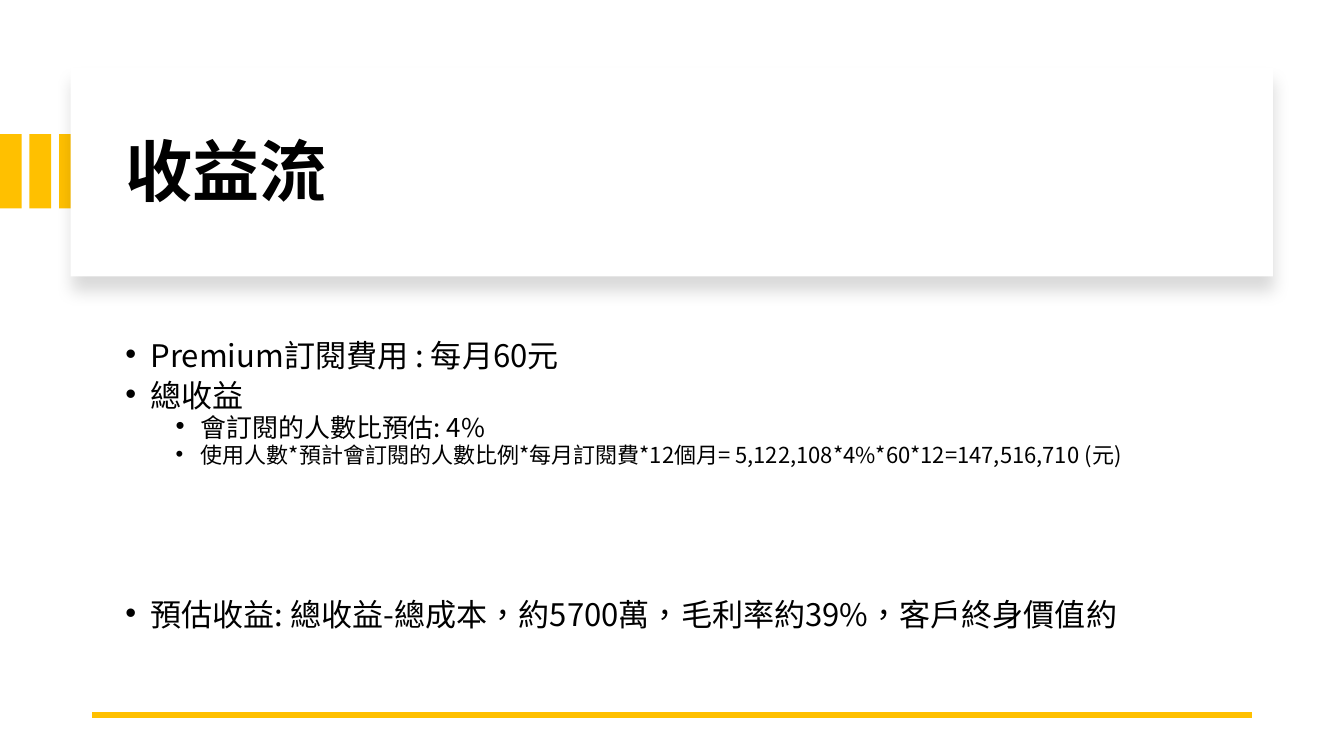
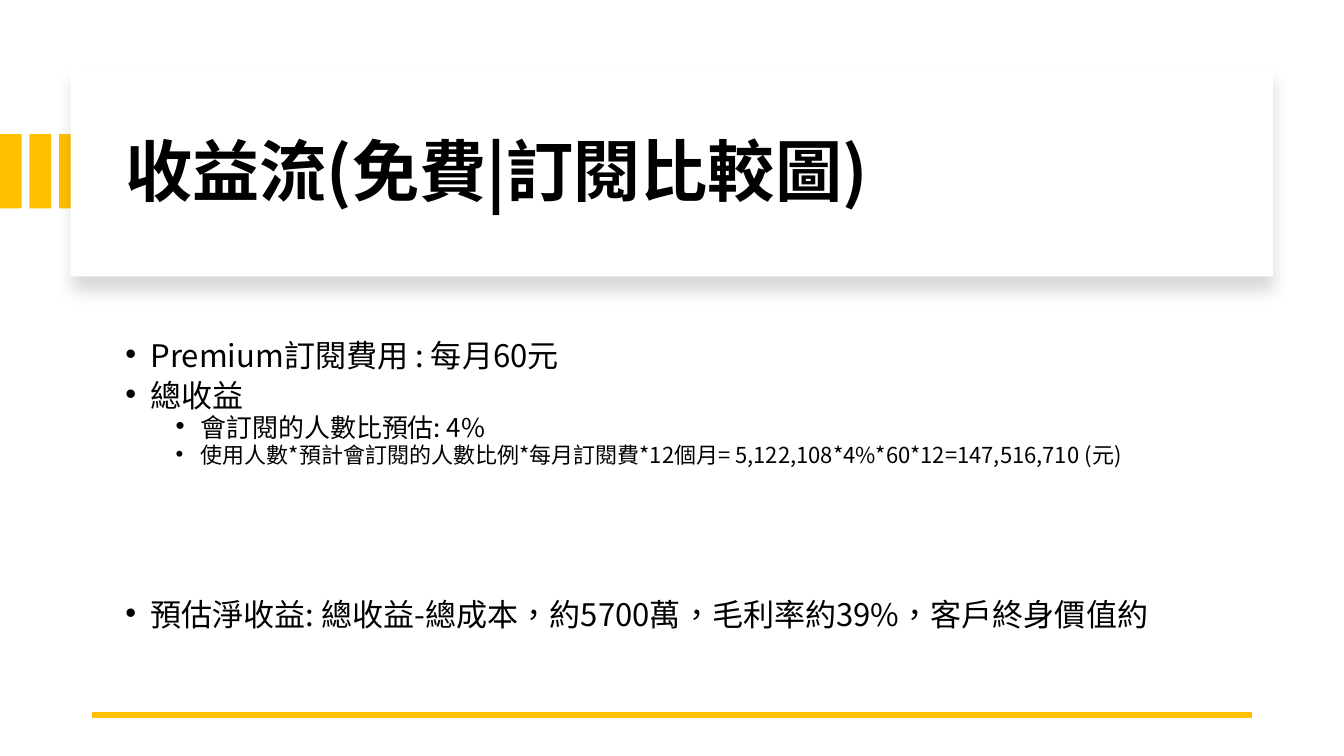
Before and after one commit to michaelchen1225/-, a slide deck: slide 16 of 整合/報告/產品報告.pptx. Drawn at 1344x756 pixels with LibreOffice and Linux fonts; fonts in the diff are those of the drawing. Boxes give left, top, right and bottom in pixels: in the first picture for what was removed or moved away, otherwise in the second. Text is boxed around its words. In the diff, an @@ line names an element or a change of style, - is before the commit and + after.

```diff
--- a/整合/報告/產品報告.pptx
+++ b/整合/報告/產品報告.pptx
@@ title at (x1=125, y1=138, x2=868, y2=213): text changed @@
-收益流
+收益流(免費|訂閱比較圖)
@@ text at (x1=150, y1=599, x2=1148, y2=629): text changed @@
-• 預估收益: 總收益-總成本，約5700萬，毛利率約39%，客戶終身價值約
+• 預估淨收益: 總收益-總成本，約5700萬，毛利率約39%，客戶終身價值約
```
Also in this commit, not shown: 5 other slides changed.
